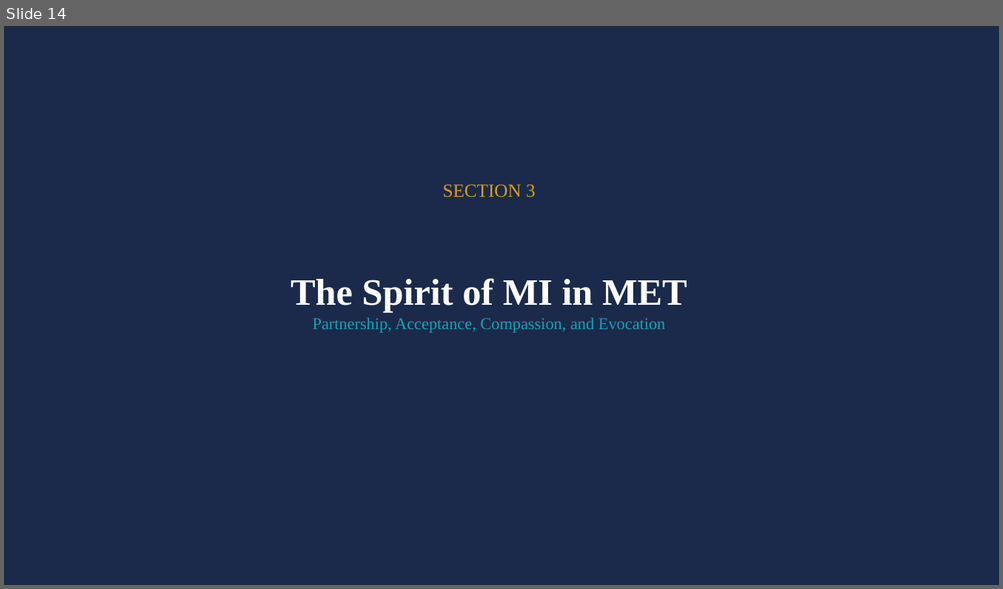
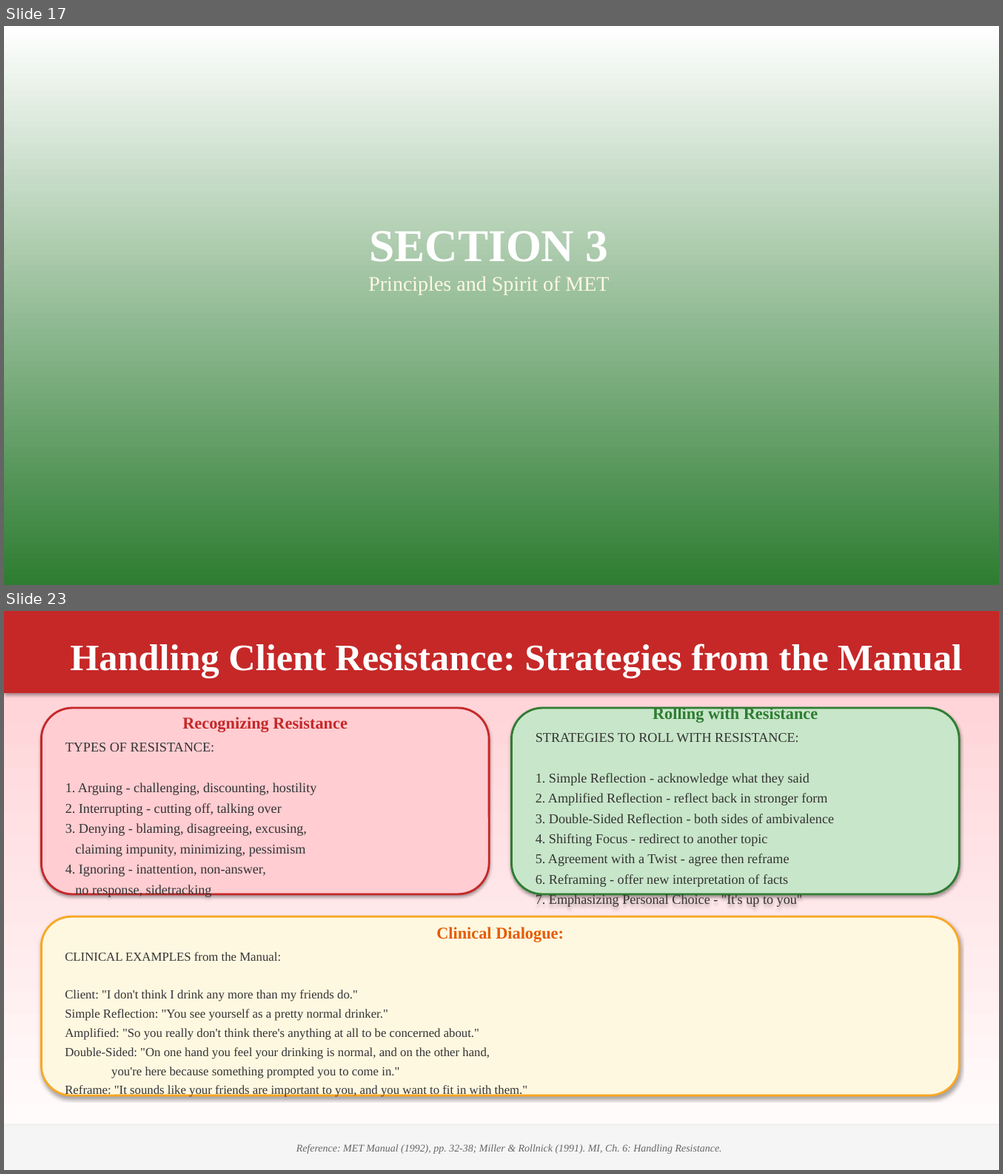
Before and after one commit to tejasdangodra786-byte/Dango-kiro, a slide deck: MET_Comprehensive_Presentation.pptx. Shown one above the other, each under a label of ours: slide 14 before the commit, slides 17 and 23 after it; the slides between them are not shown. The pictures are 1003x589 and 1003x1174 pixels, drawn with LibreOffice and Linux fonts; fonts in the diff are those of the drawing. Boxes give left, top, right and bottom in pixels: in the first picture for what was removed or moved away, otherwise in the second. Text is boxed around its words. In the diff, an @@ line names an element or a change of style, - is before the commit and + after.

Commit message:
MET Presentation v4: Book-based rebuild with 62 slides
- Content primarily based on MET Manual (NIAAA Project MATCH) and NIMHANS Substance Use Disorders book
- Detailed Transtheoretical Model explanation (all 6 stages)
- Self-Efficacy and Cognitive Dissonance theory sections
- FRAMES, OARS, DARES explained with clinical examples
- Session-by-session guide (4 sessions) with HOW TO do the therapy
- Clinical dialogues from the manual
- Handling resistance strategies with examples
- Case conceptualization (anonymized) with session-wise plan
- 6 printable worksheets (Change Plan, Decisional Balance, Rulers, Diary, RP Plan, Values)
- Research effectiveness section: Project MATCH, UKATT, meta-analyses, Indian research
- Colorful visual design with multiple colors, visual boxes, gradient backgrounds
- Times New Roman font, titles 36pt, content 14pt
- References on every slide
- Therapist traps to avoid section

```diff
--- a/MET_Comprehensive_Presentation.pptx
+++ b/MET_Comprehensive_Presentation.pptx
@@ slide 23 added at [4, 611, 999, 1170], background #FFFFFF @@
@@ rectangle added at [4, 611, 999, 1170], fill gradient #FFFFFF to #FFCDD2 @@
@@ rectangle added at [4, 611, 999, 693], fill #C62828, 36 pt, text #FFFFFF, bold @@
+Handling Client Resistance: Strategies from the Manual
@@ rounded rectangle added at [41, 708, 489, 894], fill #FFCDD2, outline #C62828 2 pt, 13 pt, text #333333 @@
+Recognizing Resistance
+TYPES OF RESISTANCE:
+1. Arguing - challenging, discounting, hostility
+2. Interrupting - cutting off, talking over
+3. Denying - blaming, disagreeing, excusing,
+claiming impunity, minimizing, pessimism
+4. Ignoring - inattention, non-answer,
+no response, sidetracking
@@ rounded rectangle added at [512, 708, 959, 894], fill #C8E6C9, outline #2E7D32 2 pt, 13 pt, text #333333 @@
+Rolling with Resistance
+STRATEGIES TO ROLL WITH RESISTANCE:
+1. Simple Reflection - acknowledge what they said
+2. Amplified Reflection - reflect back in stronger form
+3. Double-Sided Reflection - both sides of ambivalence
+4. Shifting Focus - redirect to another topic
+5. Agreement with a Twist - agree then reframe
+6. Reframing - offer new interpretation of facts
+7. Emphasizing Personal Choice - "It's up to you"
@@ rounded rectangle added at [41, 917, 959, 1096], fill #FFF8E1, outline #F9A825 2 pt, 12 pt, text #333333 @@
+Clinical Dialogue:
+CLINICAL EXAMPLES from the Manual:
+Client: "I don't think I drink any more than my friends do."
+Simple Reflection: "You see yourself as a pretty normal drinker."
+Amplified: "So you really don't think there's anything at all to be concerned about."
+Double-Sided: "On one hand you feel your drinking is normal, and on the other hand,
+you're here because something prompted you to come in."
+Reframe: "It sounds like your friends are important to you, and you want to fit in with them."
@@ rectangle added at [4, 1126, 999, 1170], fill #F5F5F5, 10 pt, text #666666, italic @@
+Reference: MET Manual (1992), pp. 32-38; Miller & Rollnick (1991). MI, Ch. 6: Handling Resistance.
@@ what was slide 14 is now slide 17 @@
@@ slide 17 changed as well @@
@@ rectangle at [4, 26, 999, 585]: fill #1B2A4A to gradient #2E7D32 to #FFFFFF @@
@@ text "SECTION 3": place and size @@
-text "SECTION 3" at [443, 184, 535, 198]
+text "SECTION 3" at [368, 231, 609, 295]
@@ text at [369, 231, 609, 262]: size 18 to 44 pt, text colour #D4A01C to #FFFFFF, bold on in "SECTION 3" @@
@@ text removed at [290, 278, 687, 333] @@
-The Spirit of MI in MET
-Partnership, Acceptance, Compassion, and Evocation
@@ text at [368, 276, 609, 295]: paragraph added @@
+Principles and Spirit of MET
```
Also in this commit, not shown: 3 other slides changed, 57 other slides added, 147 slides removed, 1 other file.
